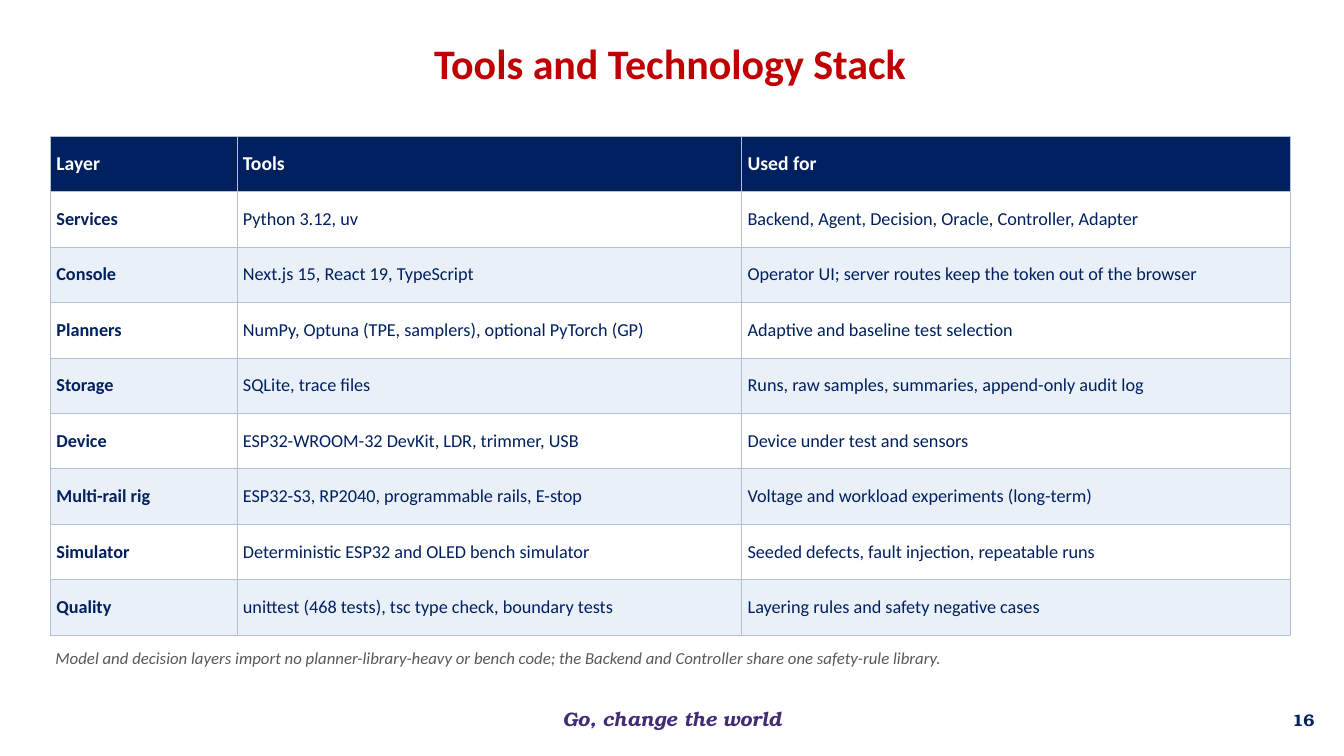
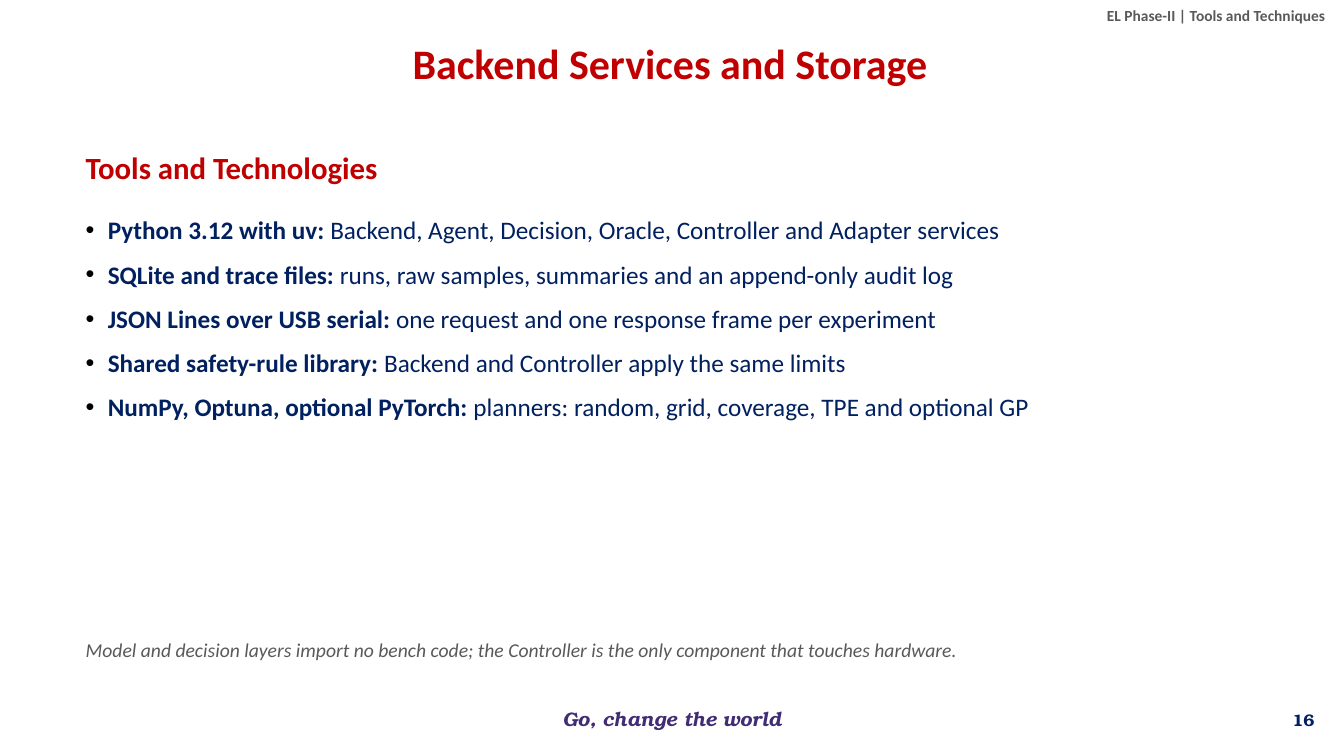
Before and after one commit to overclocked-2124/ChipCheck, a slide deck: slide 16 of docs/presentation/AI-Driven Adaptive Physical Testing for Embedded Systems - Phase 2.pptx. Drawn at 1344x756 pixels with LibreOffice and Linux fonts; fonts in the diff are those of the drawing; background and template pictures are left out. Boxes give left, top, right and bottom in pixels: in the first picture for what was removed or moved away, otherwise in the second. Text is boxed around its words. In the diff, an @@ line names an element or a change of style, - is before the commit and + after.

```diff
--- a/docs/presentation/AI-Driven Adaptive Physical Testing for Embedded Systems - Phase 2.pptx
+++ b/docs/presentation/AI-Driven Adaptive Physical Testing for Embedded Systems - Phase 2.pptx
@@ text added at (1107, 10, 1325, 24), 11 pt, text #595959, bold @@
+EL Phase-II | Tools and Techniques
@@ text at (413, 49, 927, 86): text changed @@
-Tools and Technology Stack
+Backend Services and Storage
@@ table removed at (50, 136, 1291, 635), 9 rows, 3 columns @@
-Layer | Tools | Used for
-Services | Python 3.12, uv | Backend, Agent, Decision, Oracle, Controller, Adapter
-Console | Next.js 15, React 19, TypeScript | Operator UI; server routes keep the token out of the browser
-Planners | NumPy, Optuna (TPE, samplers), optional PyTorch (GP) | Adaptive and baseline test selection
-Storage | SQLite, trace files | Runs, raw samples, summaries, append-only audit log
-Device | ESP32-WROOM-32 DevKit, LDR, trimmer, USB | Device under test and sensors
-Multi-rail rig | ESP32-S3, RP2040, programmable rails, E-stop | Voltage and workload experiments (long-term)
-Simulator | Deterministic ESP32 and OLED bench simulator | Seeded defects, fault injection, repeatable runs
-Quality | unittest (468 tests), tsc type check, boundary tests | Layering rules and safety negative cases
@@ text added at (86, 157, 377, 185), 22 pt, text #C00000, bold @@
+Tools and Technologies
@@ text added at (108, 221, 1028, 421), 18 pt, text #002060 @@
+• Python 3.12 with uv: Backend, Agent, Decision, Oracle, Controller and Adapter services
+• SQLite and trace files: runs, raw samples, summaries and an append-only audit log
+• JSON Lines over USB serial: one request and one response frame per experiment
+• Shared safety-rule library: Backend and Controller apply the same limits
+• NumPy, Optuna, optional PyTorch: planners: random, grid, coverage, TPE and optional GP
@@ text at (86, 643, 956, 660): text changed; size 12 to 14 pt @@
-Model and decision layers import no planner-library-heavy or bench code; the Backend and Controller share one safety-rule library.
+Model and decision layers import no bench code; the Controller is the only component that touches hardware.
```
Also in this commit, not shown: 16 other slides changed, 4 slides added, 1 slide removed.
